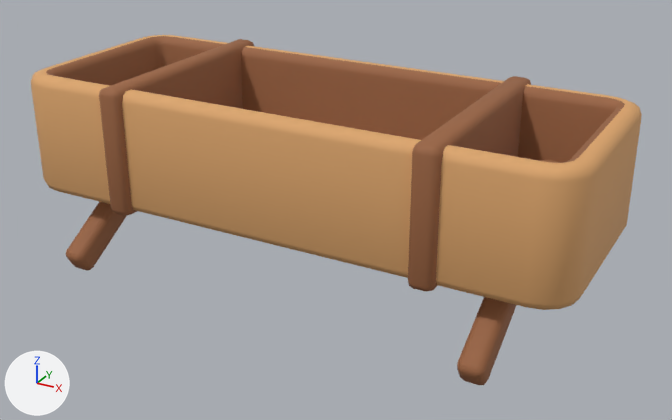
The glTF model game/assets/models/prop_trough.glb, before and after one commit.
The view is the same before and after, from a camera (50 mm lens) standing at (1.202, -2.092, 1.196) and looking at (0.059, -0.015, 0.157). The axes (+X, +Y, +Z) are drawn at lower left. The lights are the same throughout. The first picture is the older version. Vertices at exactly the same position are counted once.

Script lines for the objects in view, before the commit:
```python
me_prop_trough = bpy.data.meshes.new('prop_trough')
me_prop_trough.from_pydata(...)  # 576 vertices, 1124 faces; spans x -0.8..0.8, y -0.37..0.37, z -0.05..0.51
# faces by material slot: [258, 866]
me_prop_trough.materials.append(mat_wood)  # orange #dda66c
me_prop_trough.materials.append(mat_wood_dark)  # brown #9b6440
ob_prop_trough = bpy.data.objects.new('prop_trough', me_prop_trough)
ob_prop_trough.location = (0.0, 0.0, 0.0)
```
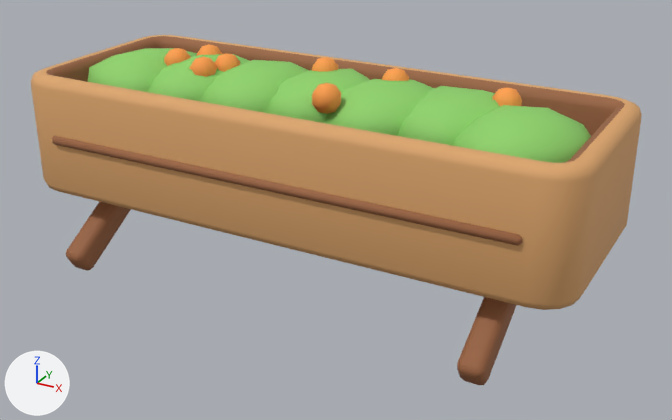
Location of each change, [x1, y1, x2, y2] in pixels of the pictures (672 x 420 px):
'food', added
    after: [88, 44, 591, 163]
    faces in mat_food (green #8fd36a): [88, 48, 591, 163]
    faces in mat_food_bits (orange #ffa04a): [164, 44, 522, 114]
part 1 of me_prop_trough, deleted (brown)
    before: [408, 76, 531, 291]
part 2 of me_prop_trough, reshaped
    before: [99, 39, 254, 215]
    after: [52, 136, 523, 246]

The edits, one by one:
Material 'food_bits' (mat_food_bits) is new.
Its base color is (1.0, 0.352, 0.0685) (orange #ffa04a).
Its roughness is 0.75.
Material 'food' (mat_food) is new.
Its base color is (0.275, 0.651, 0.144) (green #8fd36a).
Its roughness is 0.75.
me_prop_trough is used by ob_prop_trough; location (0.0, 0.0, 0.0).
me_prop_trough had 576 vertices, 1124 faces and spanned x -0.8..0.8, y -0.37..0.37, z -0.05..0.51.
me_prop_trough now has 512 vertices, 996 faces and spans x -0.8..0.8, y -0.37..0.37, z -0.05..0.5.
me_prop_trough part 1: the loose piece of 56 vertices spanning x 0.41..0.48, y -0.33..0.33, z 0.15..0.51 is deleted.
Part 2, on me_prop_trough:
48 vertices are removed from x -0.48..-0.41, y -0.33..0.33, z 0.15..0.51.
108 faces are deleted.
8 vertices move from x -0.48..-0.44, y -0.33..-0.31, z 0.16..0.51 to x -0.68..-0.67, y -0.32..-0.3, z 0.33..0.34.
10 vertices are added at x -0.68..0.68, y -0.31, z 0.32..0.34.
6 new vertices lie (1.34, 0.0, 0.0) away from vertices in x -0.48..-0.44, y -0.33..-0.31, z 0.16..0.51.
44 new faces join them, mat_wood_dark (brown #9b6440).
Other edits to the shape of me_prop_trough do not show in these pictures.
Mesh me_food is new.
It has 566 vertices, 1072 faces and spans x -0.748..0.75, y -0.242..0.234, z 0.341..0.55.
Faces by material slot: [560, 512].
It uses material mat_food (green #8fd36a).
It uses material mat_food_bits (orange #ffa04a).
Object 'food' (ob_food) is new; it shows me_food.
Its location is (0.0, 0.0, 0.0).
